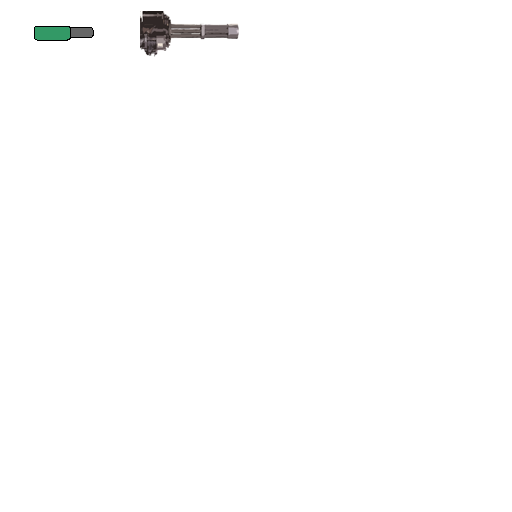
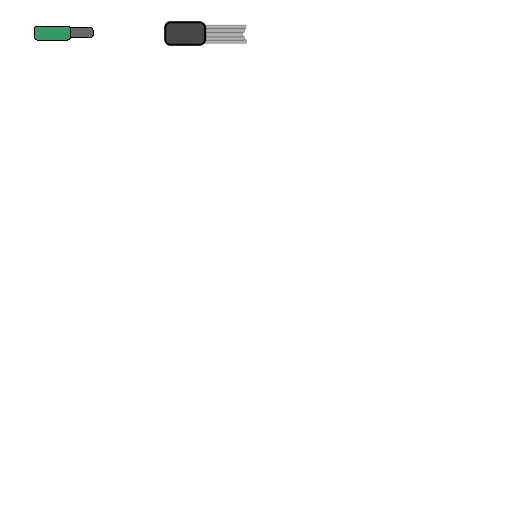
Layer changes from the first 512×512 image to the second:
renamed "MiniGun" to "Mini Gun", painted on it over [140, 11, 247, 57]
